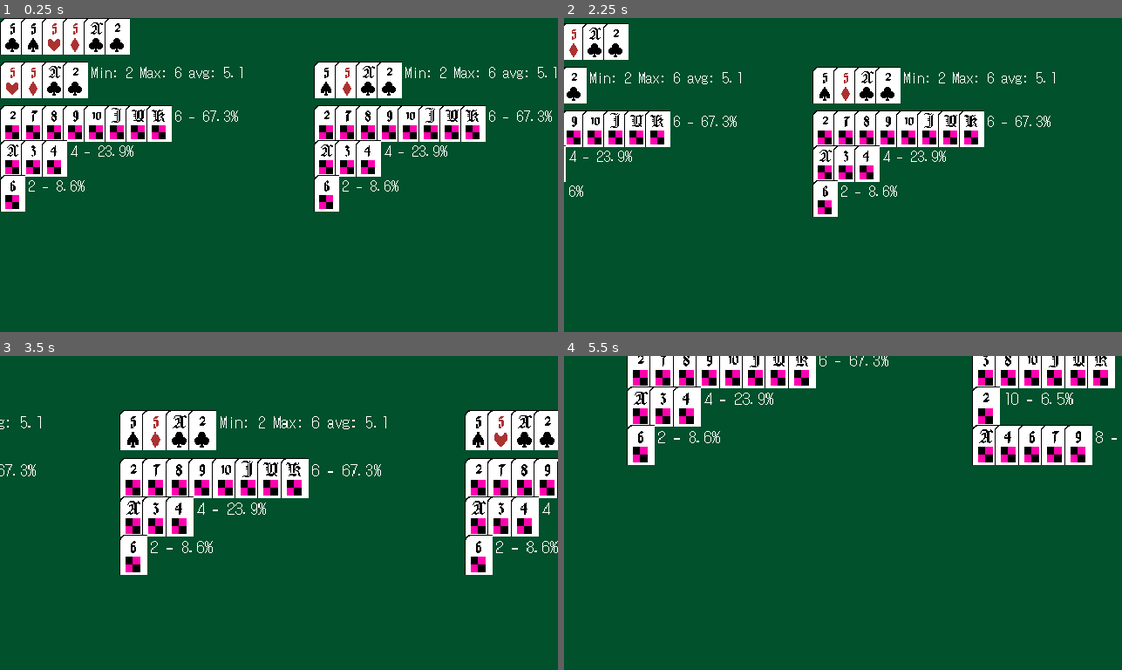
Above: before the commit, frames 1-4 (two rows, left to right).
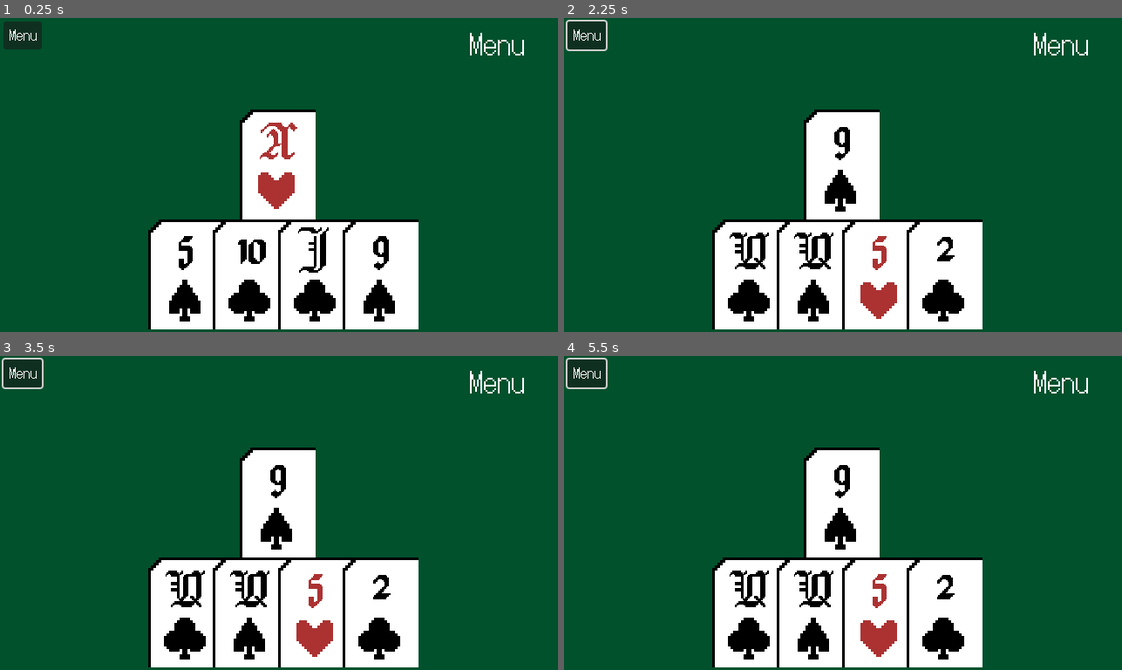
Above: after the commit, the same moments.

Repository: CJ5518/cribbage-scorer
Game: Godot game, scene res://scenes/game_scene.tscn
The game is run twice, just before and just after one commit, with the same random seed, the same clock (stepped at 60 frames per second) and the same inputs. Before the commit the project starts from res://scenes/hand_discard_chooser.tscn.
Inputs (mouse positions are in pixels of both pictures, inside the frame that each line leads up to):
- Up to frame 1 (0.25 s): no input
- Up to frame 2 (2.25 s): click (586, 36) at 0.5 s, where only the run after the commit has a clickable "Menu"; move the mouse to (815, 237) at 1.27 s; press the mouse at (815, 237) at 1.28 s; hold D (card_viewer_suit_up) 1.28-2 s; release the mouse at (815, 237) at 2 s; drag from (1010, 222) to (815, 237) at 2.02 s
- Up to frame 3 (3.5 s): move the mouse to (111, 465) at 2.77 s; hold A (card_viewer_suit_down) from 2.78 s (still down); tap Mouse wheel up (scroll_up) at 2.85 s
- Up to frame 4 (5.5 s): release A (card_viewer_suit_down) at 3.5 s; drag from (870, 513) to (675, 465) at 3.52 s; move the mouse to (759, 434) at 4.27 s; hold A (card_viewer_suit_down) 4.28-5 s; tap Alt at 4.35 s; drag from (965, 497) to (759, 434) at 5.02 s

The runs differ from the first frame. In frame 1, 40% of the frame differs, in the area x 0-100%, y 0-100%; in frame 2, 29%; in frame 3, 36%; in frame 4, 34%.

Commit message:
Adjust the game scene to sanity check the hand decisions. Works pretty good as far as I can surmise

Diff:
--- a/project.godot
+++ b/project.godot
@@ -11,7 +11,7 @@
 [application]
 
 config/name="CribbageScorer"
-run/main_scene="uid://vqcg1wcq8ibg"
+run/main_scene="uid://tm8nio65l2cl"
 config/features=PackedStringArray("4.5", "GL Compatibility")
 run/max_fps=60
 config/icon="res://images/icon.svg"
--- a/scripts/game_scene.gd
+++ b/scripts/game_scene.gd
@@ -1,11 +1,9 @@
 extends Node2D
 
 var cardSprite = preload("res://scenes/CardSprite.tscn")
-#29 pixels wide, scaled up by a factor of 8
-const cardWidth = 25 * 8
 
-#cut card is last in the array
-var cardSprites = []
+#Does not include the cut card
+var cardSprites
 
 var deck
 
@@ -15,13 +13,19 @@
 
 func randomCards():
 	deck.reset()
-	setCard($CardSprite, deck.drawCard())
-	setCard($CardSprite2, deck.drawCard())
-	setCard($CardSprite3, deck.drawCard())
-	setCard($CardSprite4, deck.drawCard())
+	var hand = []
+	for q in range(6):
+		hand.append(deck.drawCard())
+		print(hand[q][0])
+	print("---")
+	var handChoicesPlural = CribbageThinker.pickGoodChoicesForDiscard(hand)
+	var handChoice = handChoicesPlural[randi() % handChoicesPlural.size()]
+	for q in range(cardSprites.size()):
+		setCard(cardSprites[q], handChoice[q])
 	setCard($CutCard, deck.drawCard())
 
 func _ready() -> void:
+	cardSprites = [$CardSprite, $CardSprite2, $CardSprite3, $CardSprite4]
 	deck = Deck.new()
 	randomCards()
 	$Control/MenuButton.pressed.connect(randomCards)
